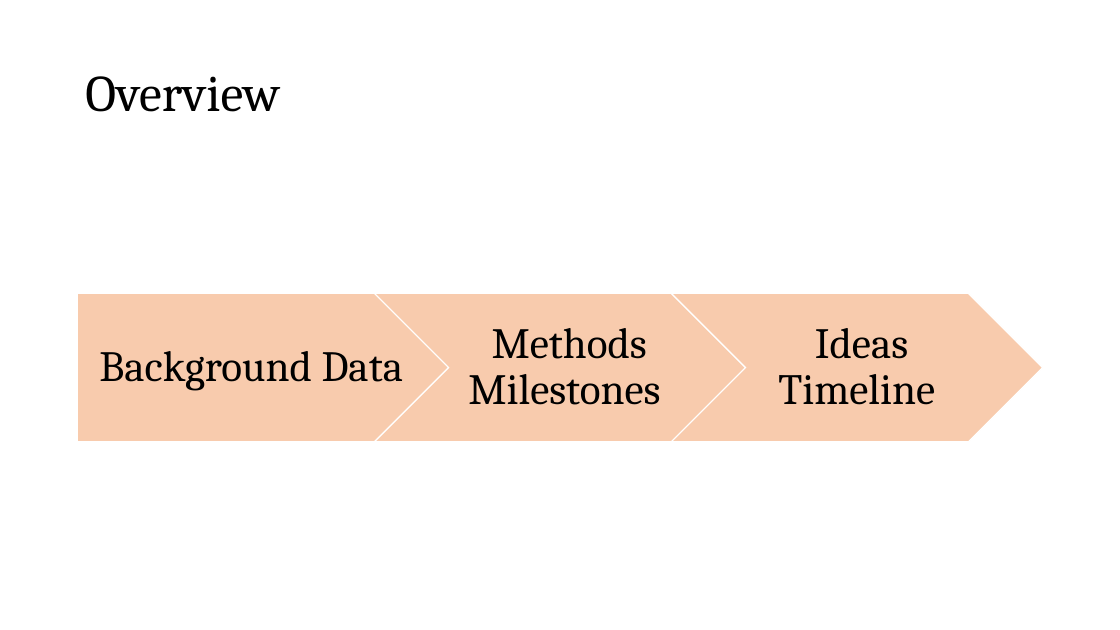
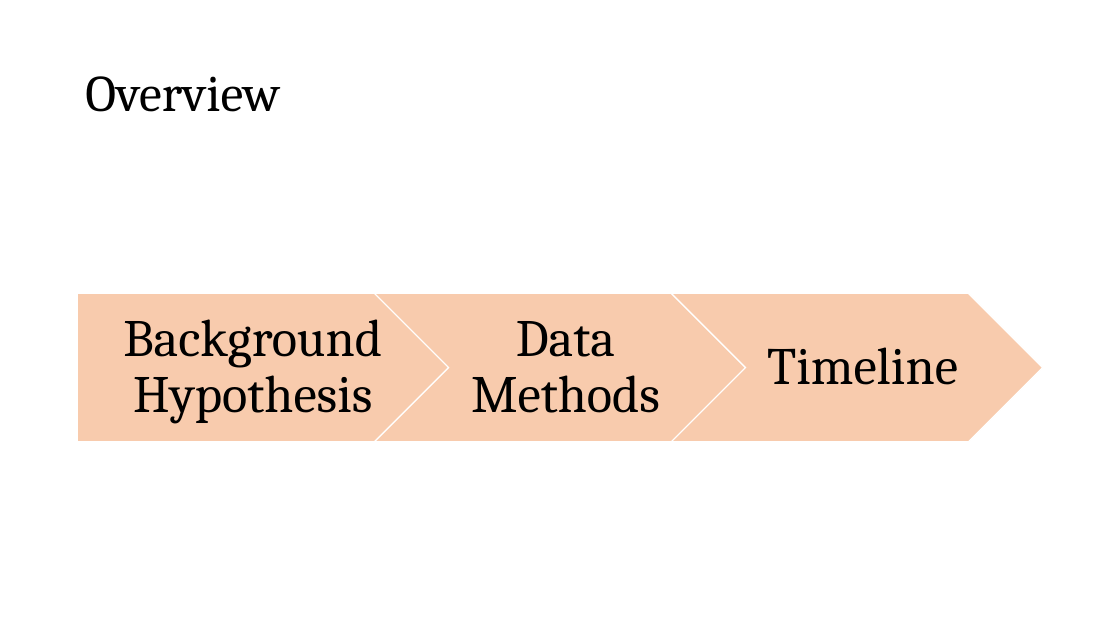
Before and after one commit to datascience-mobi-2023/topic04_team04, a slide deck: slide 2 of Project Proposal Präsi Draft .pptx. Drawn at 1120x630 pixels with LibreOffice and Linux fonts; fonts in the diff are those of the drawing. Boxes give left, top, right and bottom in pixels: in the first picture for what was removed or moved away, otherwise in the second. Text is boxed around its words. In the diff, an @@ line names an element or a change of style, - is before the commit and + after.

```diff
--- a/Project Proposal Präsi Draft .pptx
+++ b/Project Proposal Präsi Draft .pptx
@@ text at bbox=[123, 319, 382, 424]: text changed; size 37 to 45 pt @@
-Background Data
+Background Hypothesis
@@ text at bbox=[471, 321, 660, 413]: text changed; size 37 to 45 pt @@
-Methods Milestones
+Data Methods
@@ text at bbox=[767, 347, 958, 385]: text changed; size 37 to 45 pt @@
-Ideas Timeline
+Timeline
```
Also in this commit, not shown: 5 other slides changed, 1 slide added, 1 slide removed.
